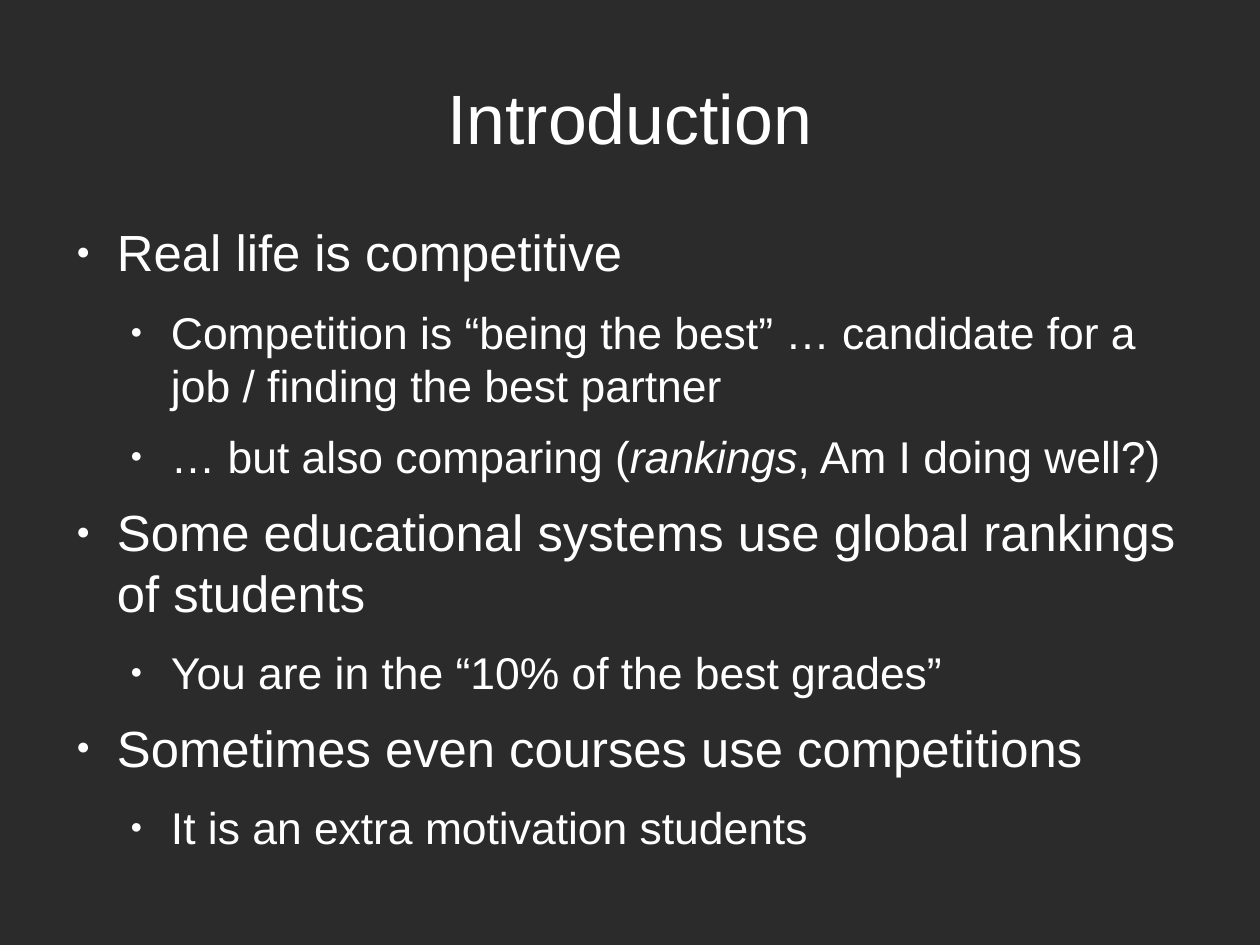
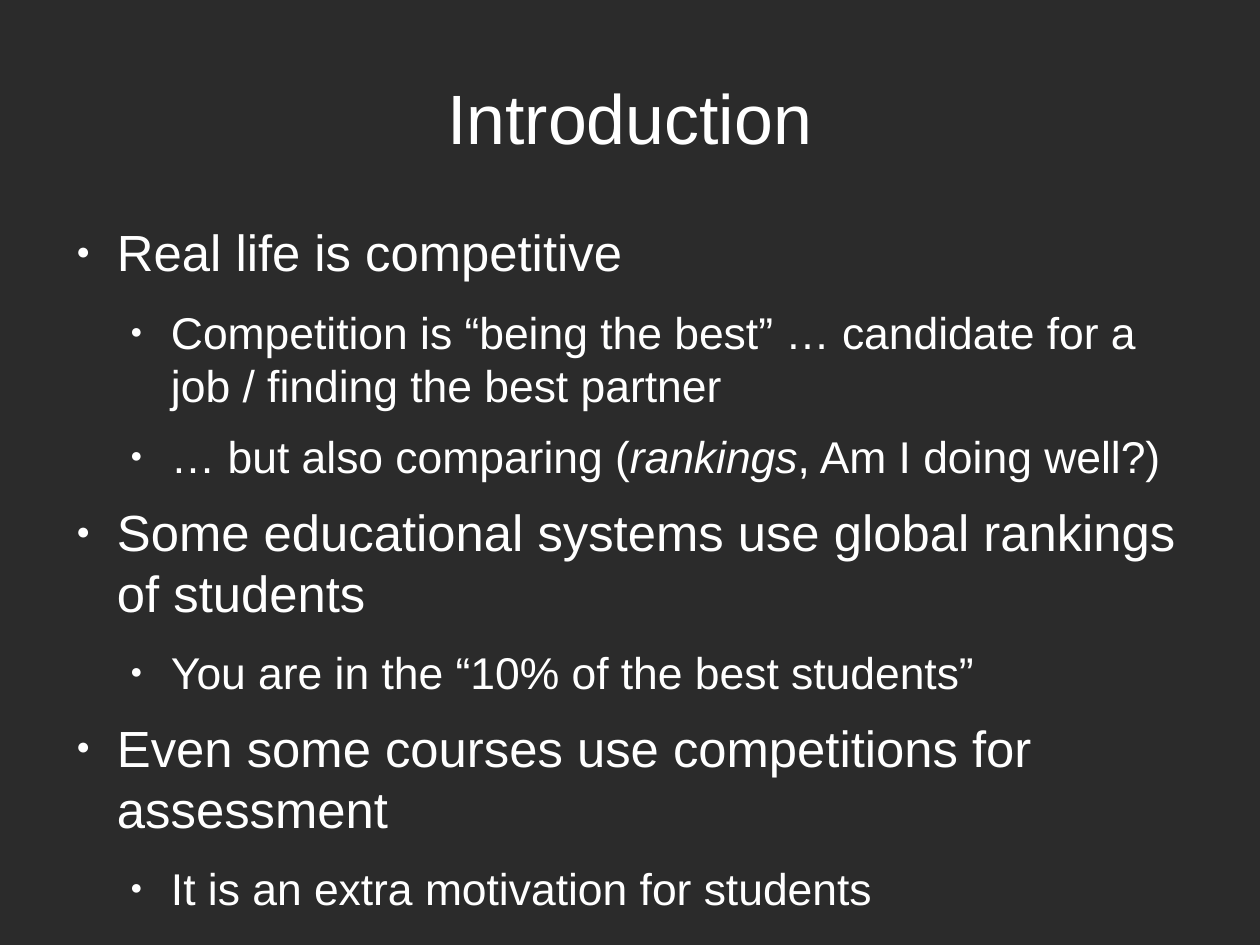
Before and after one commit to rompehielos013013013/gsiege, a slide deck: slide 3 of presentacion/Brunel2014/assessingCompetitions.odp. Drawn at 1260x945 pixels with LibreOffice and Linux fonts; fonts in the diff are those of the drawing; background and template pictures are left out; a plain dark background stands for a picture behind light text. Boxes give left, top, right and bottom in pixels: in the first picture for what was removed or moved away, otherwise in the second. Text is boxed around its words. In the diff, an @@ line names an element or a change of style, - is before the commit and + after.

```diff
--- a/presentacion/Brunel2014/assessingCompetitions.odp
+++ b/presentacion/Brunel2014/assessingCompetitions.odp
@@ text at (x1=117, y1=656, x2=1031, y2=906): text changed @@
-  ● You are in the “10% of the best grades”
-● Sometimes even courses use competitions
-  ● It is an extra motivation students
+  ● You are in the “10% of the best students”
+● Even some courses use competitions for assessment
+  ● It is an extra motivation for students
```
Also in this commit, not shown: 7 other slides changed, 1 slide added, 3 slides removed.
